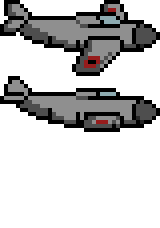
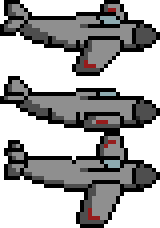
Before/after of a 160×228 layered artwork. What changed in the layer stack:
painted on "Outline" over <box>4,124,160,228</box>
painted on "Fill" over <box>4,20,156,224</box>
